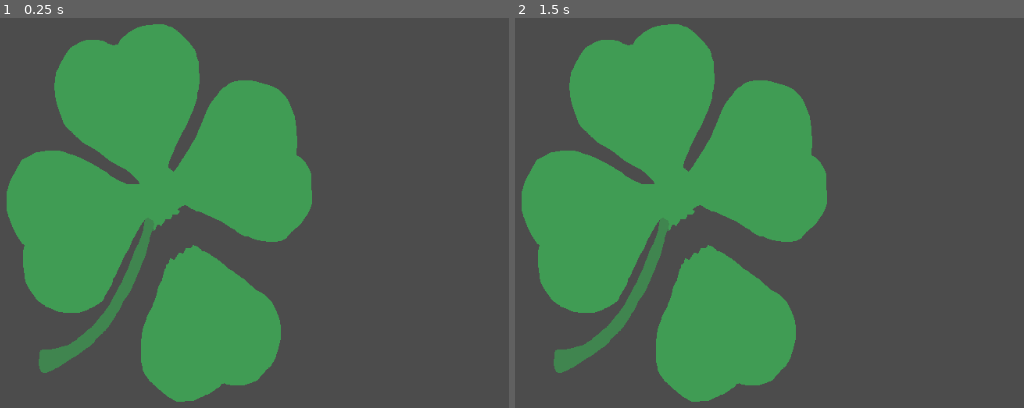
Above: before the commit, frames 1-2 (left to right).
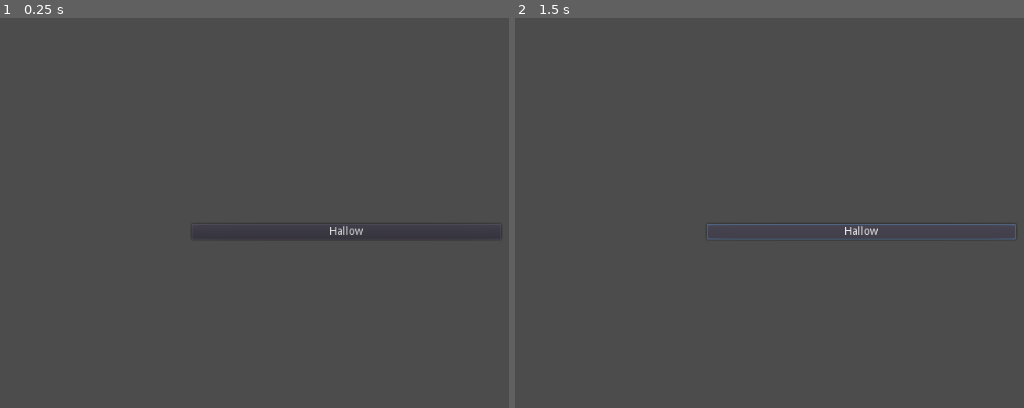
Above: after the commit, the same moments.

Repository: BuchardtAndKuntz/NiorGamdev
Game: Godot game, scene res://Conflict.tscn
Same seed, same stepped clock (60 frames per second), same inputs: the game is played once before the commit and once after it. This scene is started directly instead of the project's main scene.
Inputs (mouse positions are in pixels of both pictures, inside the frame that each line leads up to):
- Up to frame 1 (0.25 s): no input
- Up to frame 2 (1.5 s): click (861, 232) at 0.5 s, where only the run after the commit has a clickable "Hallow"; click (861, 232) at 1.25 s, where only the run after the commit has a clickable "Hallow"

The runs differ from the first frame. In frame 1, 34% of the frame differs, in the area x 1-72%, y 1-99%; in frame 2, 34%, in the area x 1-99%, y 1-99%.

Commit message:
Changed for conflicst

Diff:
--- a/Conflict.tscn
+++ b/Conflict.tscn
@@ -1,15 +1,16 @@
-[gd_scene load_steps=3 format=2]
+[gd_scene load_steps=2 format=2]
 
 [ext_resource path="res://Scripts/Conflict.gd" type="Script" id=1]
-[ext_resource path="res://IntroScene/Splash/Luck02.png" type="Texture" id=2]
 
 [node name="Node2D" type="Node2D"]
 script = ExtResource( 1 )
 
-[node name="TextureRect" type="TextureRect" parent="."]
-margin_right = 40.0
-margin_bottom = 40.0
-texture = ExtResource( 2 )
+[node name="Button" type="Button" parent="."]
+margin_left = 288.942
+margin_top = 263.889
+margin_right = 684.942
+margin_bottom = 283.889
+text = "Hallow"
 __meta__ = {
 "_edit_use_anchors_": false
 }
Not shown, changed: .mono/metadata/ide_server_meta.txt
